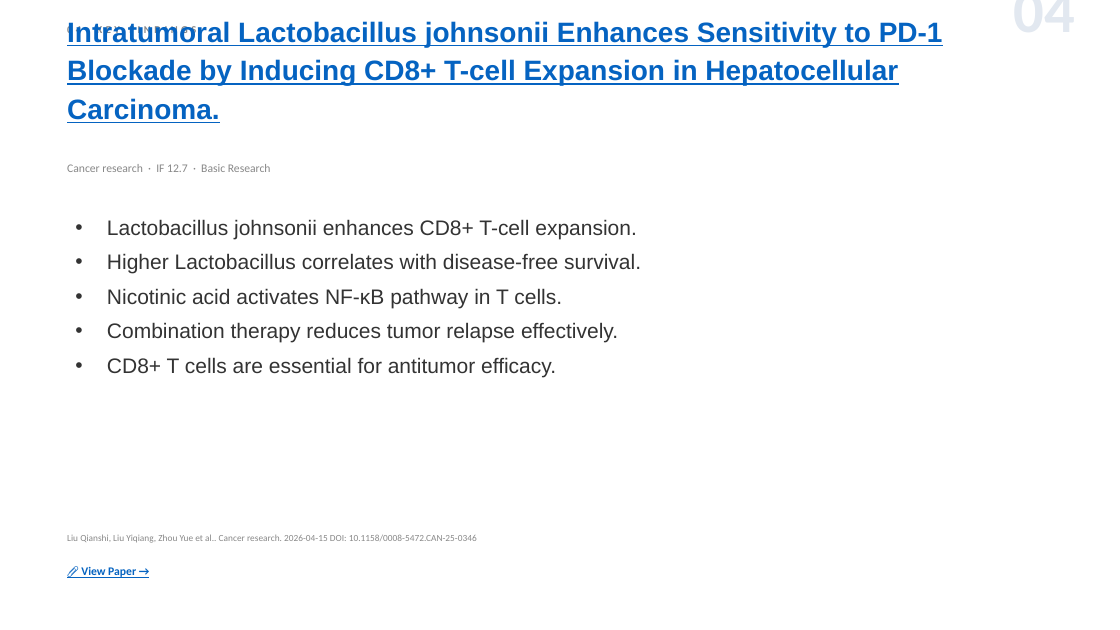
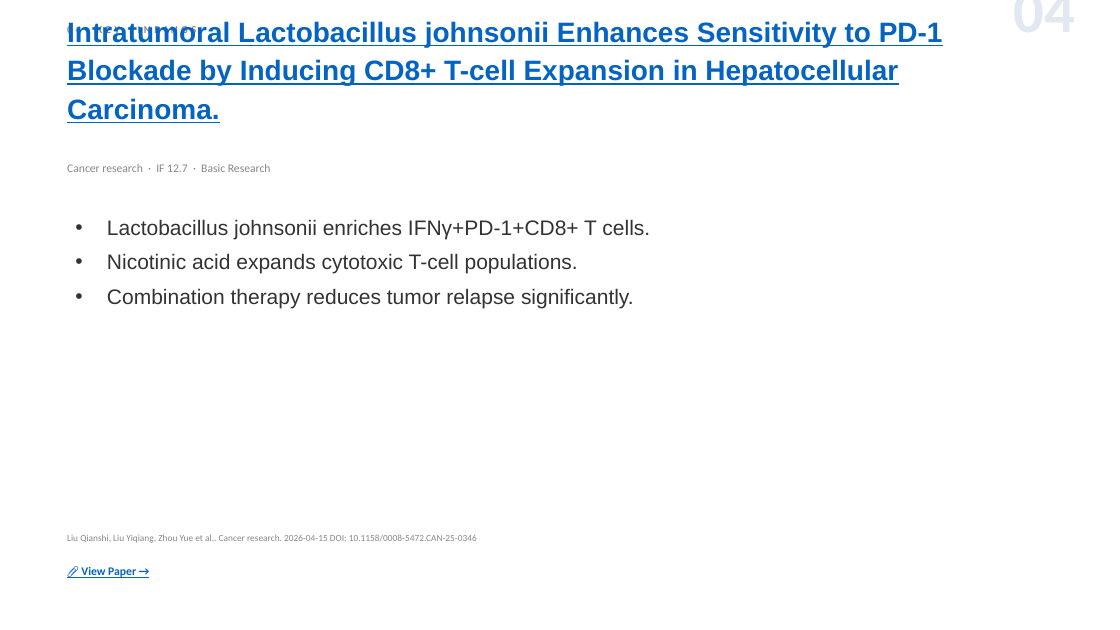
Before and after one commit to jejenhu-maker/hcc-weekly-digest, a slide deck: slide 6 of docs/digest-en.pptx. Drawn at 1120x630 pixels with LibreOffice and Linux fonts; fonts in the diff are those of the drawing. Boxes give left, top, right and bottom in pixels: in the first picture for what was removed or moved away, otherwise in the second. Text is boxed around its words. In the diff, an @@ line names an element or a change of style, - is before the commit and + after.

```diff
--- a/docs/digest-en.pptx
+++ b/docs/digest-en.pptx
@@ text at <box>107,219,650,308</box>: text changed @@
-• Lactobacillus johnsonii enhances CD8+ T-cell expansion.
-• Higher Lactobacillus correlates with disease-free survival.
-• Nicotinic acid activates NF-κB pathway in T cells.
-• Combination therapy reduces tumor relapse effectively.
-• CD8+ T cells are essential for antitumor efficacy.
+• Lactobacillus johnsonii enriches IFNγ+PD-1+CD8+ T cells.
+• Nicotinic acid expands cytotoxic T-cell populations.
+• Combination therapy reduces tumor relapse significantly.
```
Also in this commit, not shown: 11 other slides changed, 2 slides added, 2 slides removed, 2 other files.
